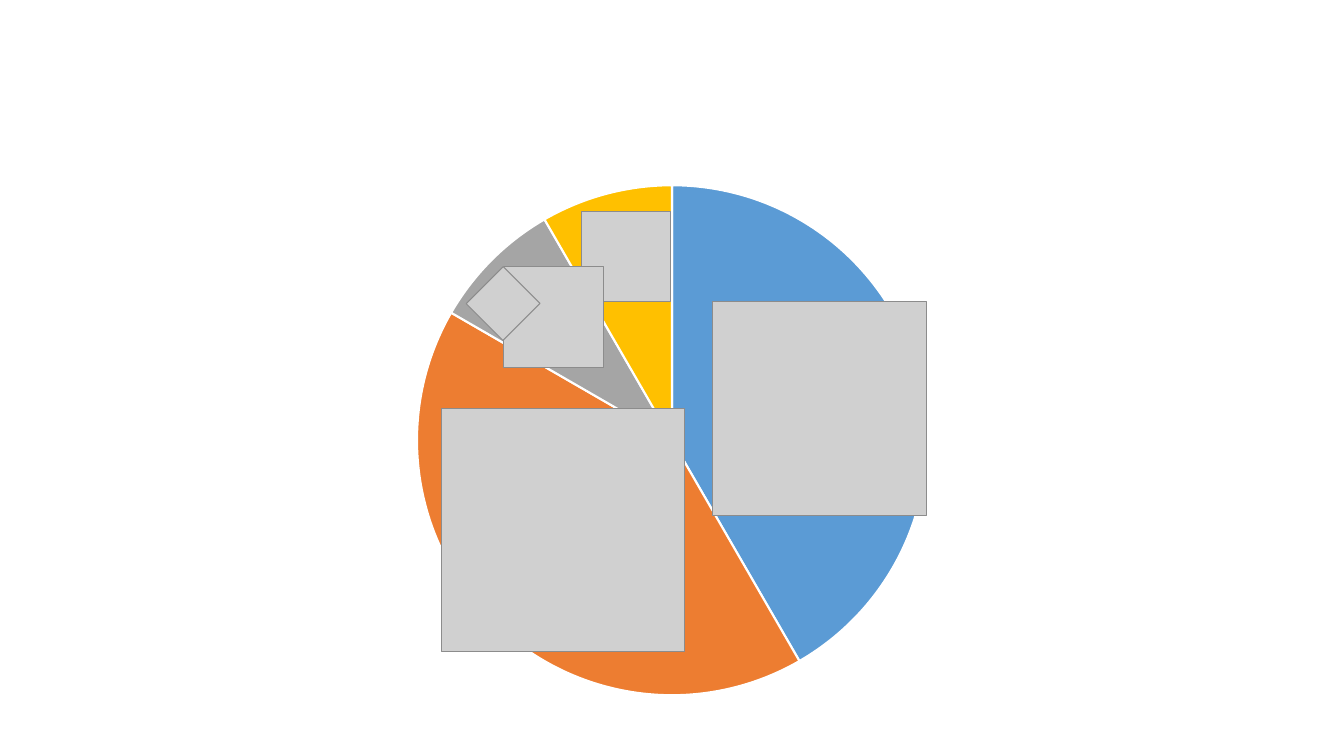
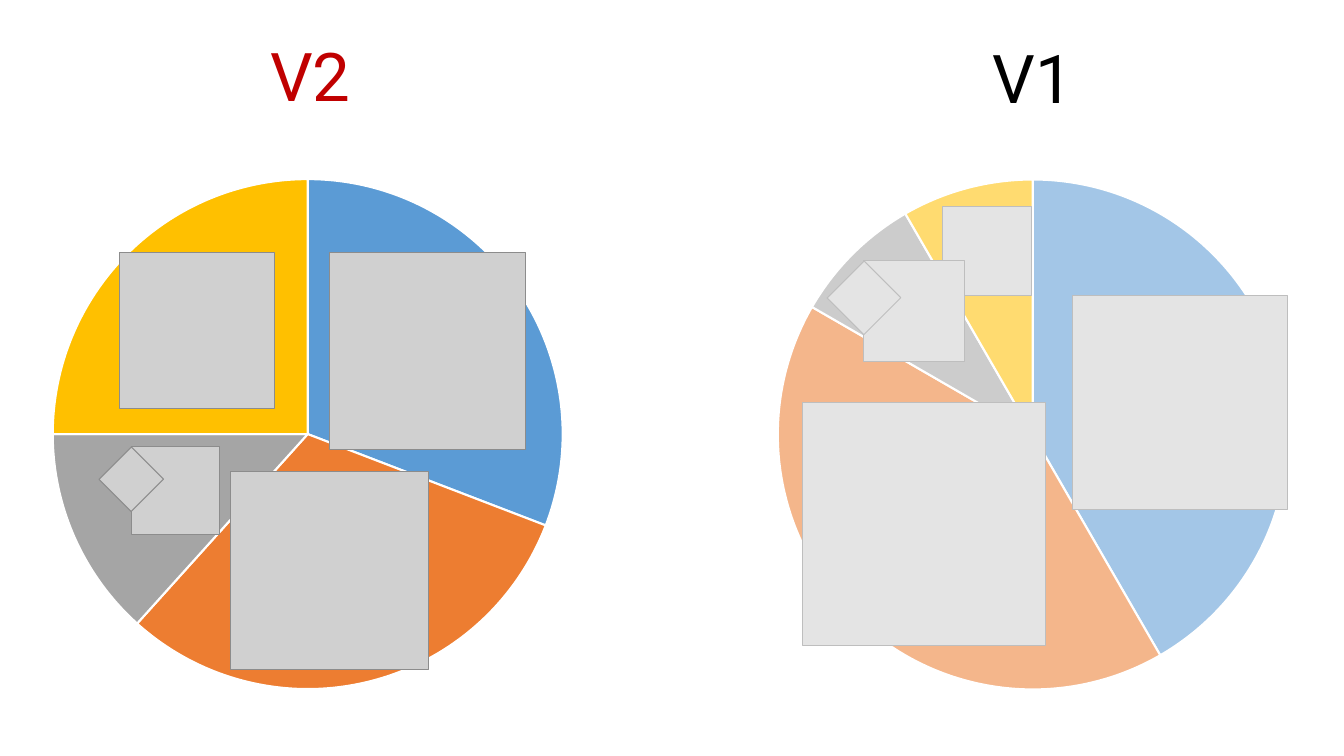
Before and after one commit to rkhaimov/brain-gym, a slide deck: slide 61 of Презентация.pptx (slide 64 before the commit). Drawn at 1344x756 pixels with LibreOffice and Linux fonts; fonts in the diff are those of the drawing; grey boxes stand for pictures. Boxes give left, top, right and bottom in pixels: in the first picture for what was removed or moved away, otherwise in the second. Text is boxed around its words. In the diff, an @@ line names an element or a change of style, - is before the commit and + after.

Commit message:
PPTX end

```diff
--- a/Презентация.pptx
+++ b/Презентация.pptx
@@ text added at (270,52,350,101), 48 pt, text #C00000 @@
+V2
@@ text added at (992,55,1072,103), 48 pt, text #000000 @@
+V1
@@ pie chart at (0,165,711,704) @@
-Series 1: 42, 42, 8, 8
+Series 1: 31, 31, 13, 25
@@ pie chart: place and size @@
-pie chart at (268,171,1075,710)
+pie chart at (0,165,711,704)
@@ rectangle added at (744,160,1314,738), fill #FFFFFF at 44% opacity @@
@@ picture: place and size @@
-picture at (582,212,671,301)
+picture at (119,253,275,409)
@@ picture: place and size @@
-picture at (712,301,927,516)
+picture at (330,253,526,450)
@@ group added at (629,165,1344,704): 5 pictures, 1 pie chart @@
+categories: 1, 2, 3, 4
+Series 1: 42, 42, 8, 8
@@ picture: place and size @@
-picture at (466,266,540,341)
+picture at (99,447,164,512)
@@ picture: place and size @@
-picture at (503,267,604,368)
+picture at (131,447,219,534)
@@ picture: place and size @@
-picture at (442,408,685,651)
+picture at (231,472,429,669)
```
Also in this commit, not shown: 5 other slides changed, 33 slides added, 2 slides removed, 2 other files.
